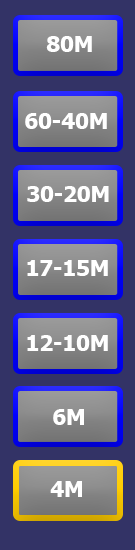
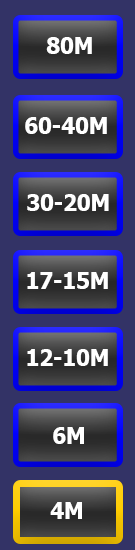
The second 135px x 550px image is a revision of the first. Changes to its layers:
painted on "12-10M" over [27, 335, 108, 366]
painted on "17-15M" over [27, 260, 108, 289]
painted on "30-20M" over [27, 186, 109, 211]
painted on "60-40M" over [25, 113, 107, 134]
painted on "4M" over [50, 481, 82, 519]
painted on "6M" over [53, 409, 84, 444]
painted on "160M" over [46, 36, 92, 54]
painted on "Button7" over [13, 460, 123, 544]
painted on "Button6" over [13, 386, 123, 467]
painted on "Button5" over [13, 313, 123, 391]
painted on "Button4" over [13, 239, 123, 314]
painted on "Button3" over [13, 165, 123, 236]
painted on "Button2" over [13, 91, 123, 159]
painted on "Button1" over [13, 15, 123, 79]